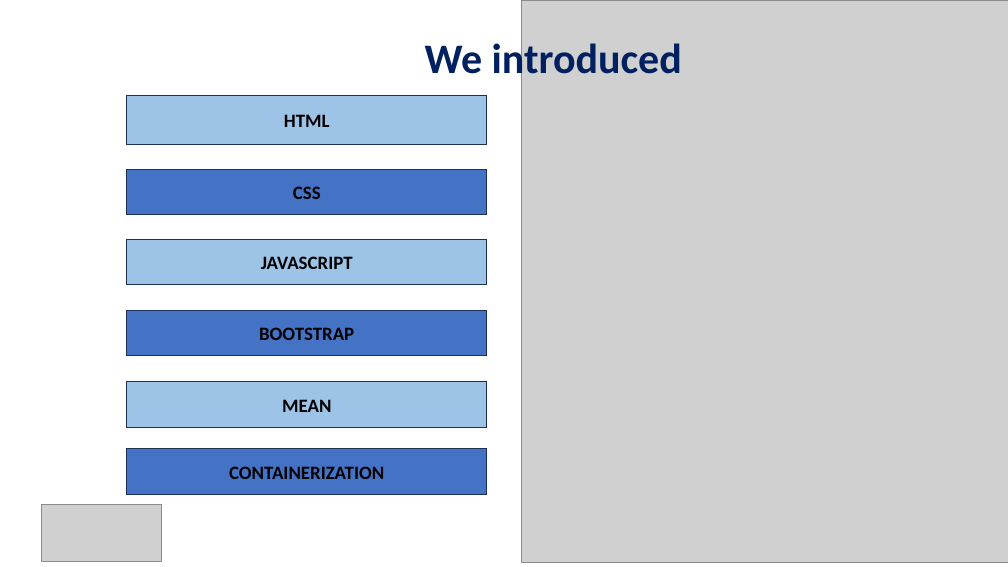
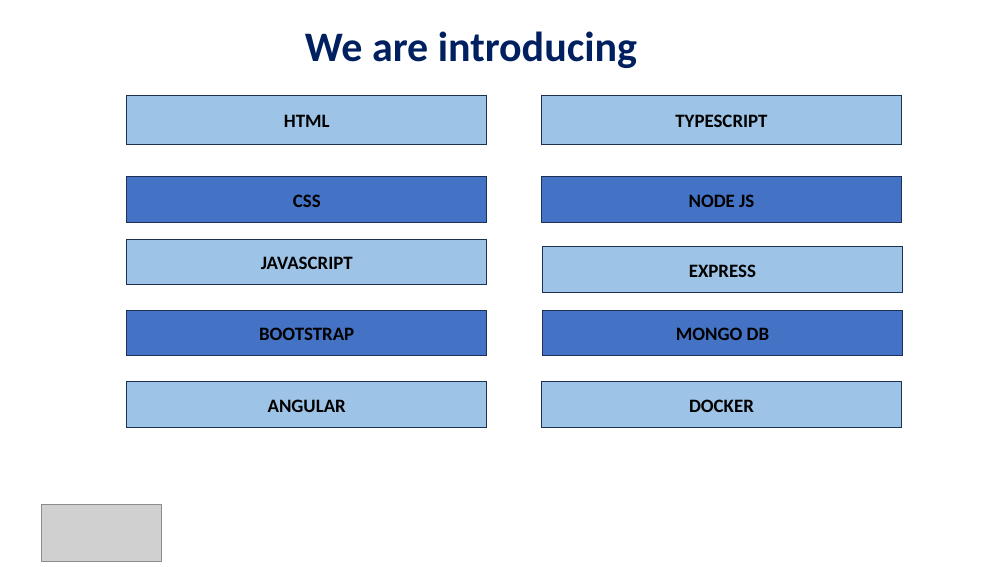
Before and after one commit to AitrichAcademyMeanStack/personal-finance-manager-workshop-ppts, a slide deck: slide 4 of WORKSHOP_INTRO/mean-finance-manager-workshop-intro.pptx (slide 3 before the commit). Drawn at 1008x567 pixels with LibreOffice and Linux fonts; fonts in the diff are those of the drawing; grey boxes stand for pictures. Boxes give left, top, right and bottom in pixels: in the first picture for what was removed or moved away, otherwise in the second. Text is boxed around its words. In the diff, an @@ line names an element or a change of style, - is before the commit and + after.

```diff
--- a/WORKSHOP_INTRO/mean-finance-manager-workshop-intro.pptx
+++ b/WORKSHOP_INTRO/mean-finance-manager-workshop-intro.pptx
@@ picture removed at [521,0,1008,563] @@
@@ text at [305,31,637,68]: text changed @@
-We introduced
+We are introducing
@@ rectangle added at [541,95,901,144], fill #9DC3E6, outline #1E3256 1 pt, 18 pt, text #000000, bold @@
+TYPESCRIPT
@@ rectangle "CSS": place and size @@
-rectangle "CSS" at [127,169,487,215]
+rectangle "CSS" at [127,177,487,222]
@@ rectangle added at [541,177,901,222], fill #4472C4, outline #1E3256 1 pt, 18 pt, text #000000, bold @@
+NODE JS
@@ rectangle added at [543,247,903,293], fill #9DC3E6, outline #1E3256 1 pt, 18 pt, text #000000, bold @@
+EXPRESS
@@ rectangle added at [543,311,903,356], fill #4472C4, outline #1E3256 1 pt, 18 pt, text #000000, bold @@
+MONGO DB
@@ rectangle added at [541,382,901,427], fill #9DC3E6, outline #1E3256 1 pt, 18 pt, text #000000, bold @@
+DOCKER
@@ text in rectangle at [268,399,346,412]: text changed @@
-MEAN
+ANGULAR
@@ rectangle removed at [127,449,487,495] @@
-CONTAINERIZATION
```
Also in this commit, not shown: 7 other slides changed, 6 slides added, 5 slides removed, 1 other file.
